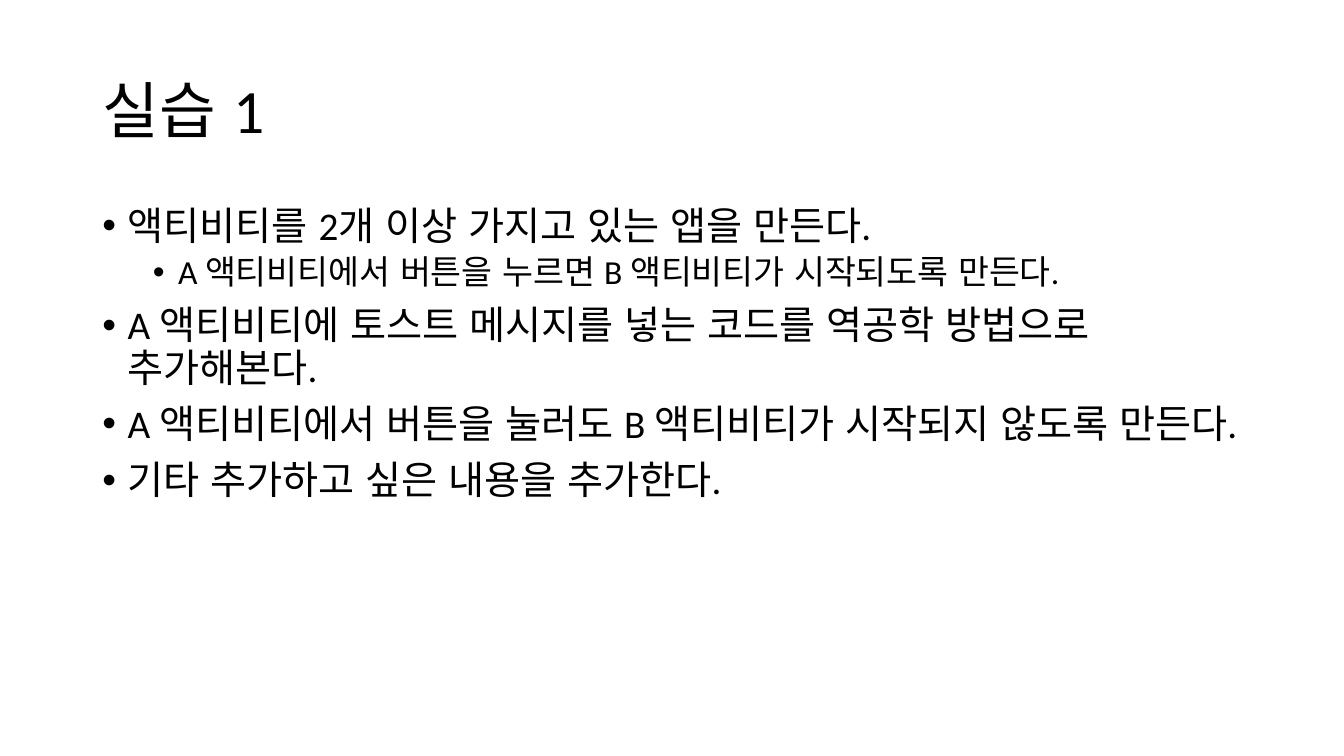
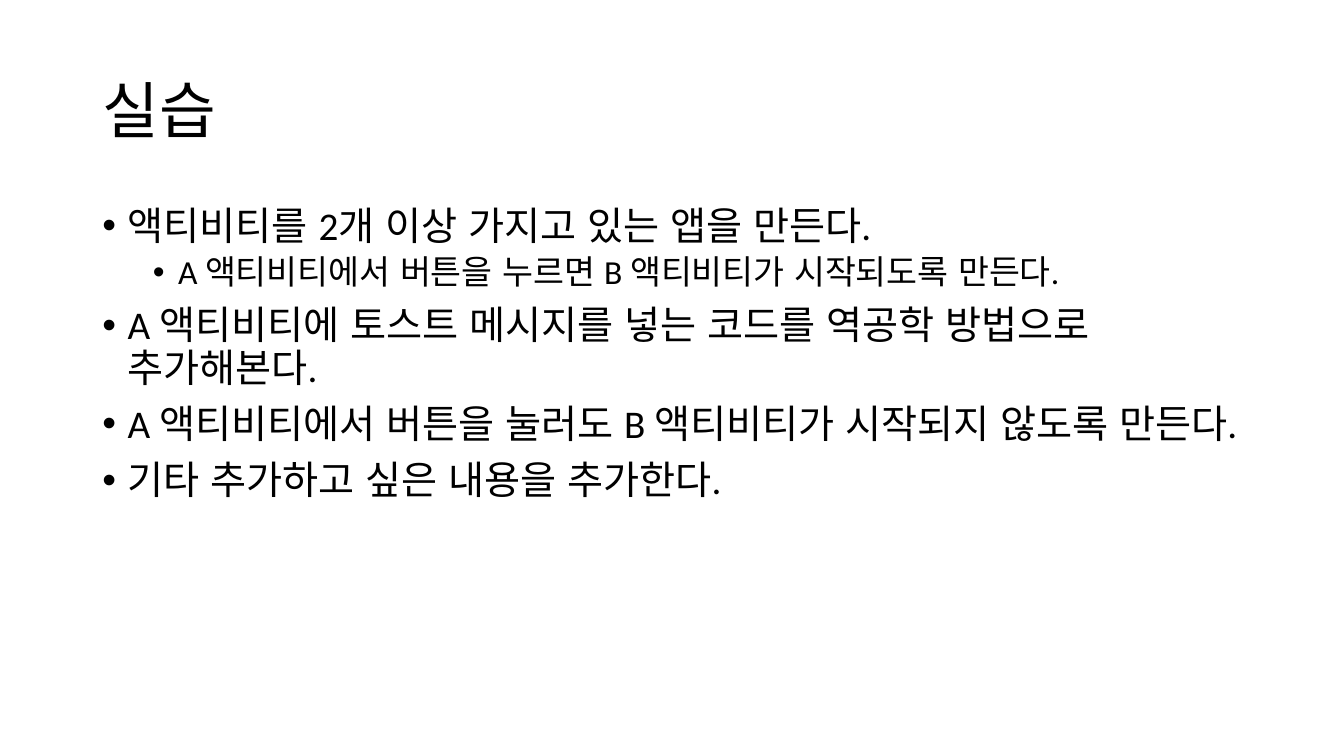
Before and after one commit to jyheo/jyheo.github.io, a slide deck: slide 16 of androidsec/안드로이드 역공학.pptx (slide 20 before the commit). Drawn at 1344x756 pixels with LibreOffice and Linux fonts; fonts in the diff are those of the drawing. Boxes give left, top, right and bottom in pixels: in the first picture for what was removed or moved away, otherwise in the second. Text is boxed around its words. In the diff, an @@ line names an element or a change of style, - is before the commit and + after.

```diff
--- a/androidsec/안드로이드 역공학.pptx
+++ b/androidsec/안드로이드 역공학.pptx
@@ title at bbox=[102, 82, 215, 138]: text changed @@
-실습 1
+실습
```
Also in this commit, not shown: 5 other slides changed, 6 other files.
